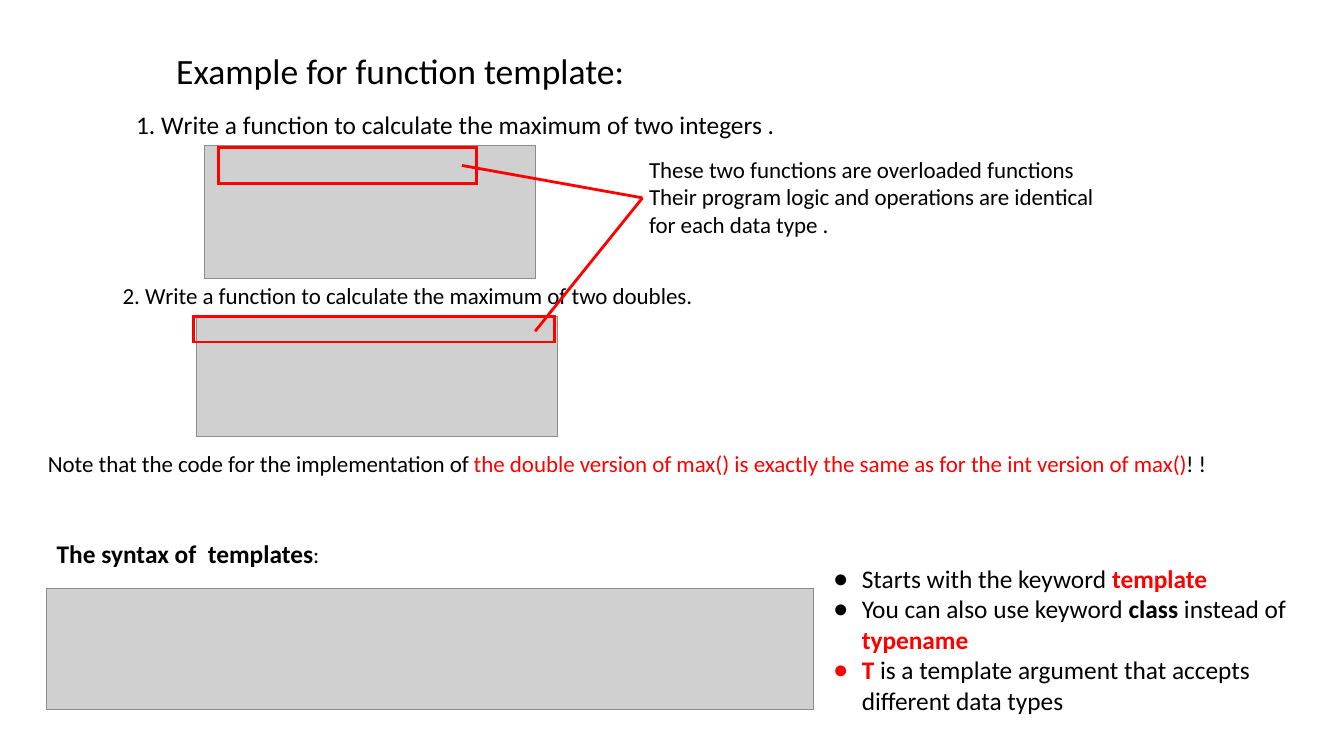
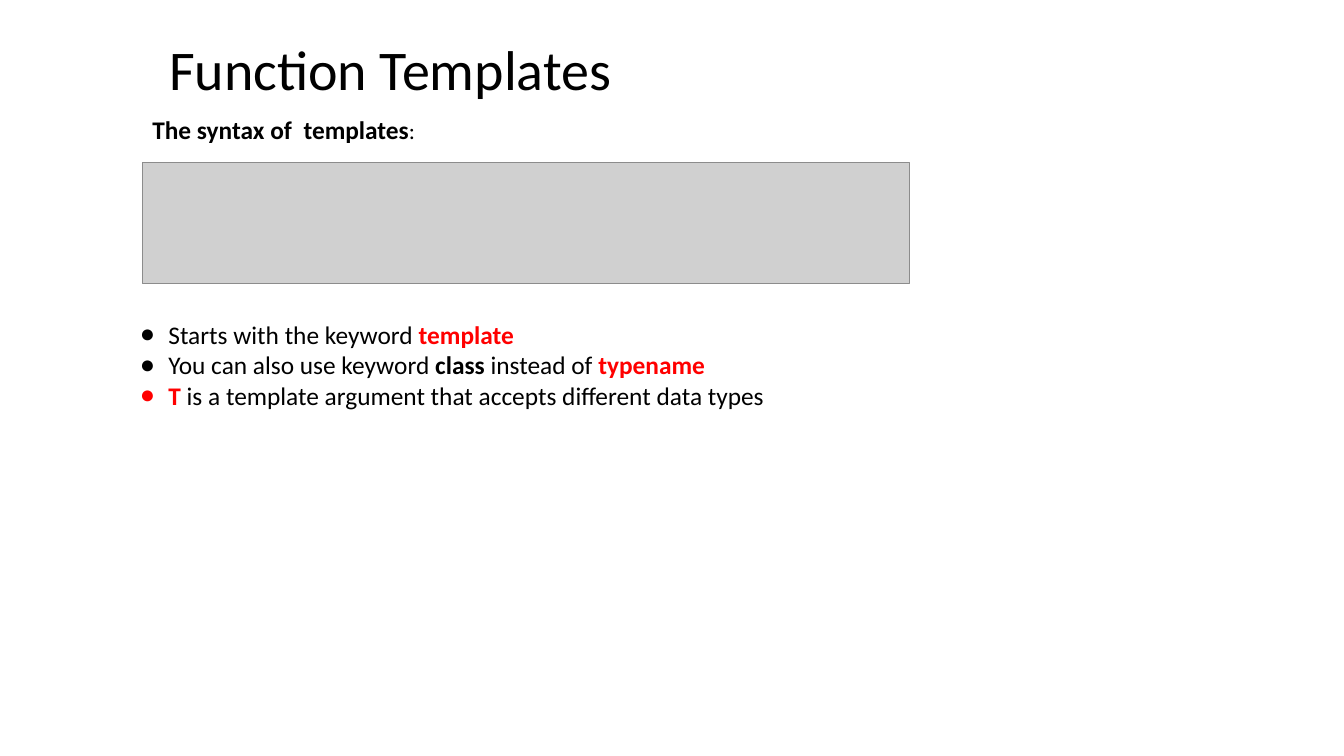
Before and after one commit to ShiqiYu/CPP, a slide deck: slide 6 of week07/Lab07.pptx (slide 7 before the commit). Drawn at 1344x756 pixels with LibreOffice and Linux fonts; fonts in the diff are those of the drawing; grey boxes stand for pictures; background and template pictures are left out. Boxes give left, top, right and bottom in pixels: in the first picture for what was removed or moved away, otherwise in the second. Text is boxed around its words. In the diff, an @@ line names an element or a change of style, - is before the commit and + after.

```diff
--- a/week07/Lab07.pptx
+++ b/week07/Lab07.pptx
@@ title added at box(169, 51, 611, 99), 40 pt, text #000000 @@
+Function Templates
@@ text removed at box(176, 59, 624, 90) @@
-Example for function template:
@@ text removed at box(136, 116, 761, 139) @@
-1. Write a function to calculate the maximum of two integers .
@@ text "The syntax of templates:": place and size @@
-text "The syntax of templates:" at box(57, 545, 313, 567)
+text "The syntax of templates:" at box(152, 121, 409, 143)
@@ picture removed at box(205, 145, 535, 278) @@
@@ picture: place and size @@
-picture at box(46, 589, 814, 710)
+picture at box(142, 163, 909, 284)
@@ group removed at box(194, 147, 1093, 343): 2 rectangles, 2 lines, 1 text @@
-These two functions are overloaded functions
-Their program logic and operations are identical
-for each data type .
@@ text removed at box(123, 284, 692, 310) @@
-2. Write a function to calculate the maximum of two doubles.
@@ text "Starts with the keyword template" rewrapped from box(862, 570, 1286, 714) to box(168, 326, 764, 410) @@
@@ picture removed at box(197, 317, 558, 438) @@
@@ text removed at box(48, 455, 1194, 476) @@
-Note that the code for the implementation of the double version of max() is exactly the same as for the int version of max()! !
```
Also in this commit, not shown: 5 other slides changed, 4 slides added, 2 slides removed, 1 other file.
